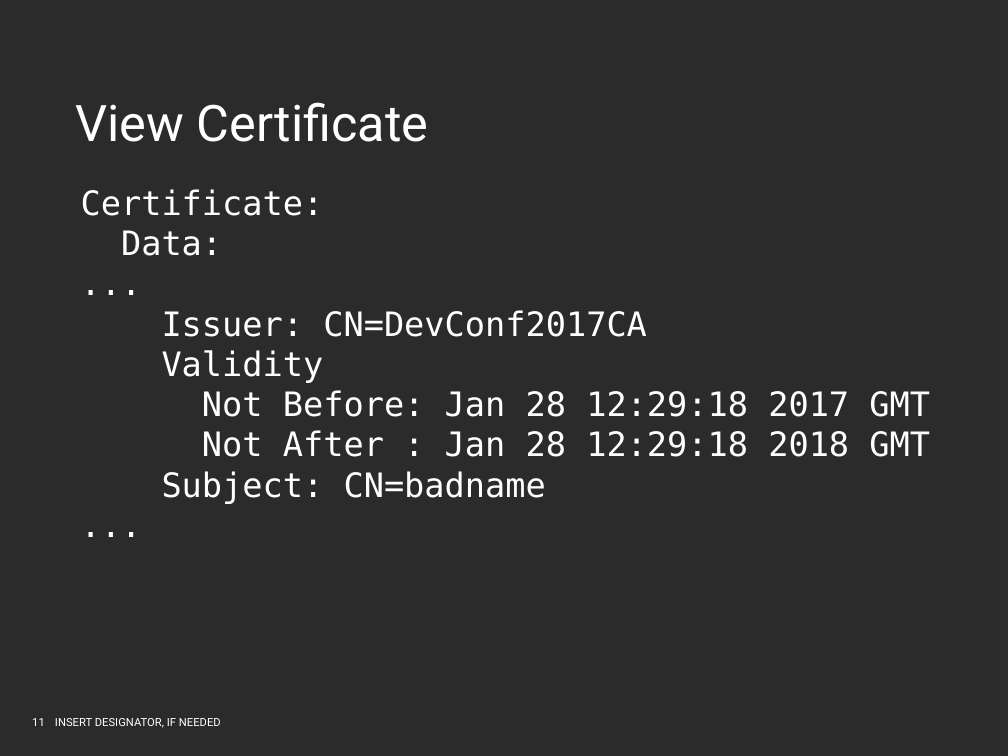
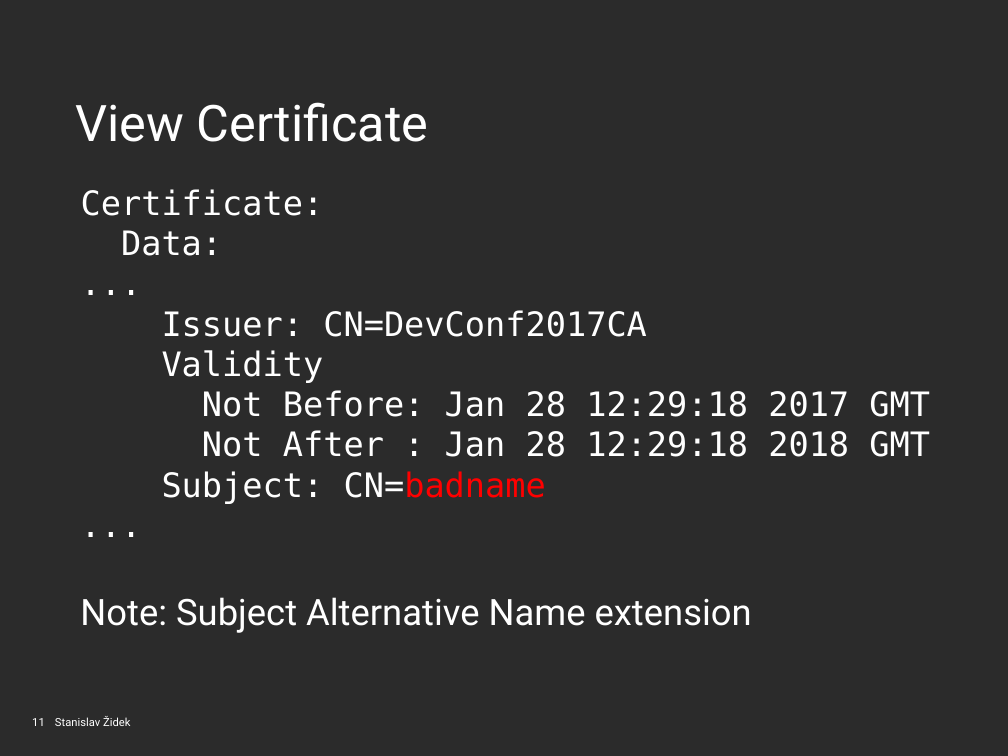
Before and after one commit to ep69/DevConf-2017, a slide deck: slide 11 of rhpres.odp. Drawn at 1008x756 pixels with LibreOffice and Linux fonts; fonts in the diff are those of the drawing; background and template pictures are left out; a plain dark background stands for a picture behind light text. Boxes give left, top, right and bottom in pixels: in the first picture for what was removed or moved away, otherwise in the second. Text is boxed around its words. In the diff, an @@ line names an element or a change of style, - is before the commit and + after.

```diff
--- a/rhpres.odp
+++ b/rhpres.odp
@@ text at box(162, 471, 546, 504): text colour #FFFFFF to #FF0000 in "CN=badname" @@
@@ text added at box(80, 597, 752, 633), 26 pt, text #FFFFFF @@
+Note: Subject Alternative Name extension
@@ text at box(55, 716, 130, 726): text changed @@
-INSERT DESIGNATOR, IF NEEDED
+Stanislav Židek
```
Also in this commit, not shown: 20 other slides changed, 1 other file.
